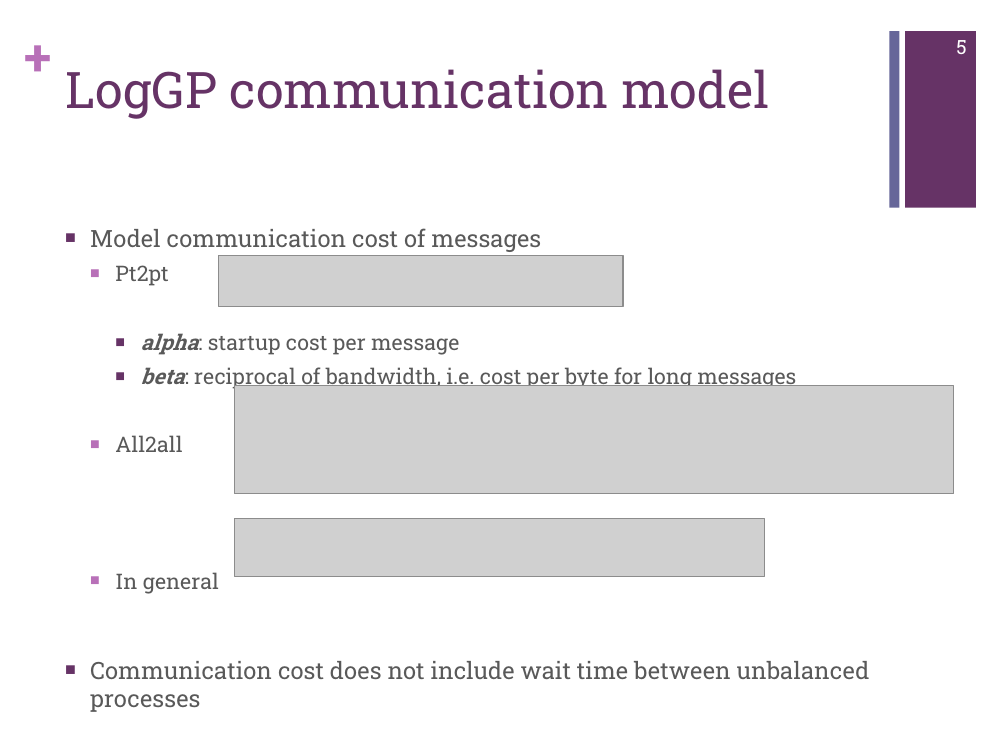
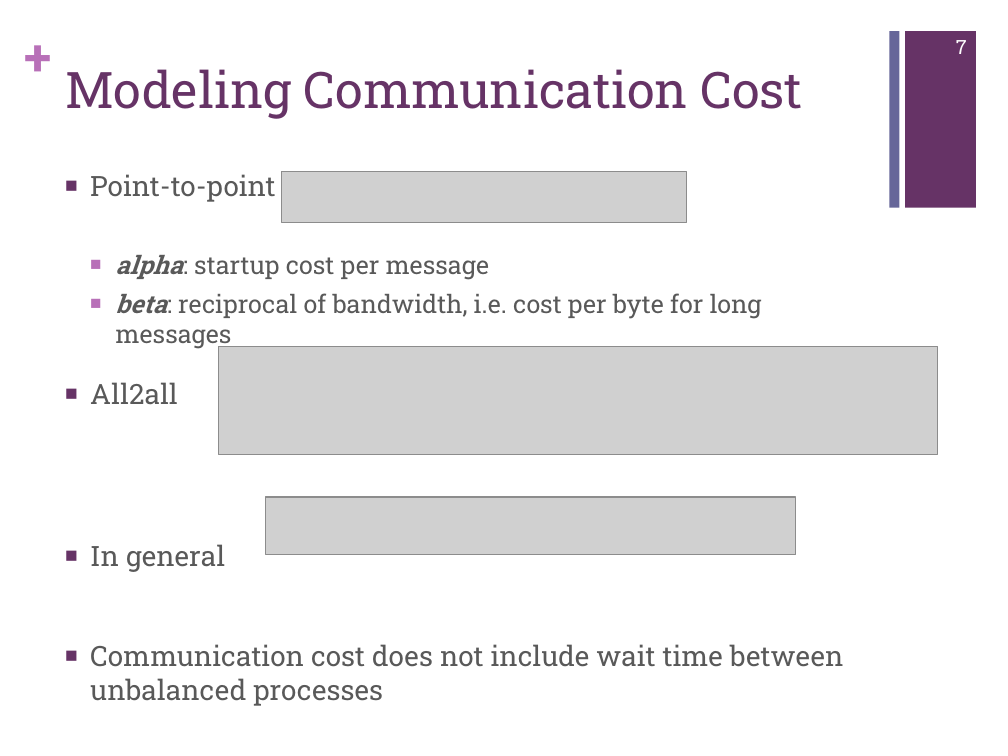
Before and after one commit to jichi-uccs/cco-paper, a slide deck: slide 7 of slides.pptx (slide 5 before the commit). Drawn at 1008x756 pixels with LibreOffice and Linux fonts; fonts in the diff are those of the drawing; grey boxes stand for pictures. Boxes give left, top, right and bottom in pixels: in the first picture for what was removed or moved away, otherwise in the second. Text is boxed around its words. In the diff, an @@ line names an element or a change of style, - is before the commit and + after.

```diff
--- a/slides.pptx
+++ b/slides.pptx
@@ page number at box(956, 40, 967, 54): text changed @@
-5
+7
@@ title at box(65, 69, 803, 119): text changed @@
-LogGP communication model
+Modeling Communication Cost
@@ text "Point-to-point": place and size @@
-text "Point-to-point" at box(90, 228, 870, 679)
+text "Point-to-point" at box(90, 174, 844, 667)
@@ text at box(90, 174, 275, 202): text changed; size 17 to 20 pt @@
-■ Model communication cost of messages
-  ■ Pt2pt
+■ Point-to-point
@@ picture: place and size @@
-picture at box(219, 256, 624, 307)
+picture at box(282, 171, 687, 223)
@@ text at box(90, 255, 844, 667): size 15.3 to 18 pt in "alpha: startup cost per message", "beta: reciprocal of bandwidth, i.e. cost per ..."; size 15.3 to 20 pt in "All2all", "In general"; size 17 to 20 pt in "Communication cost does not include wait time ..."; list level 3 to 2 in "alpha: startup cost per message"; bullet colour #663366 to #B870B8; list level 3 to 2 in "beta: reciprocal of bandwidth, i.e. ..."; list level 2 to 1 in "All2all"; bullet colour #B870B8 to #663366; list level 2 to 1 in "In general" @@
@@ picture: place and size @@
-picture at box(234, 386, 954, 494)
+picture at box(219, 347, 938, 455)
@@ picture: place and size @@
-picture at box(234, 518, 764, 576)
+picture at box(266, 497, 796, 554)
```
Also in this commit, not shown: 11 other slides changed, 2 slides added.
